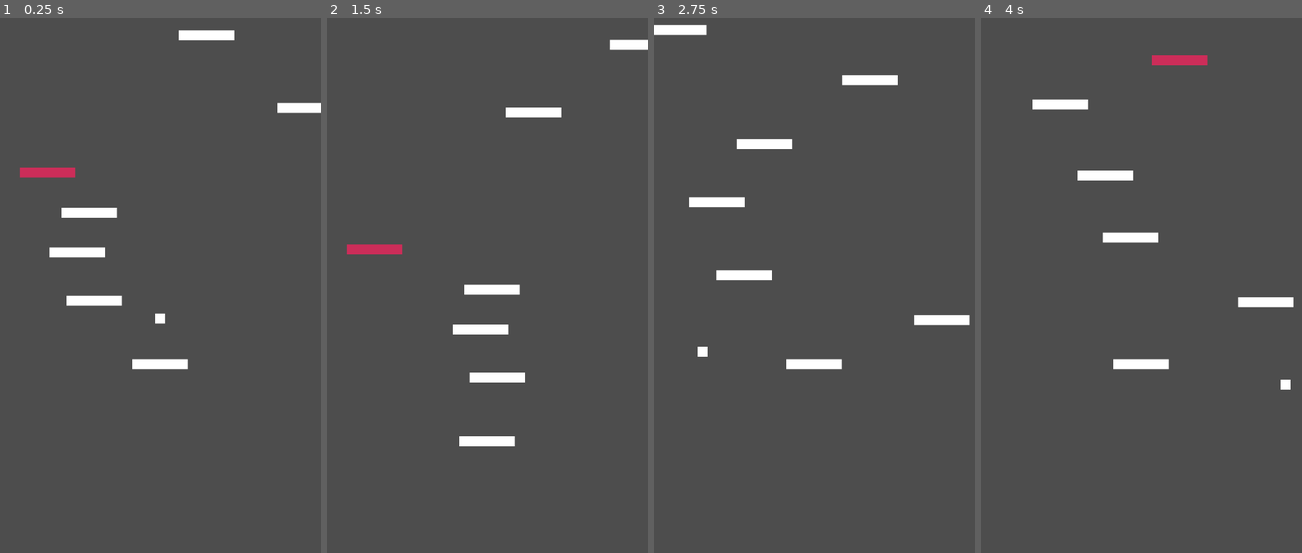
Above: before the commit, frames 1-4 (left to right).
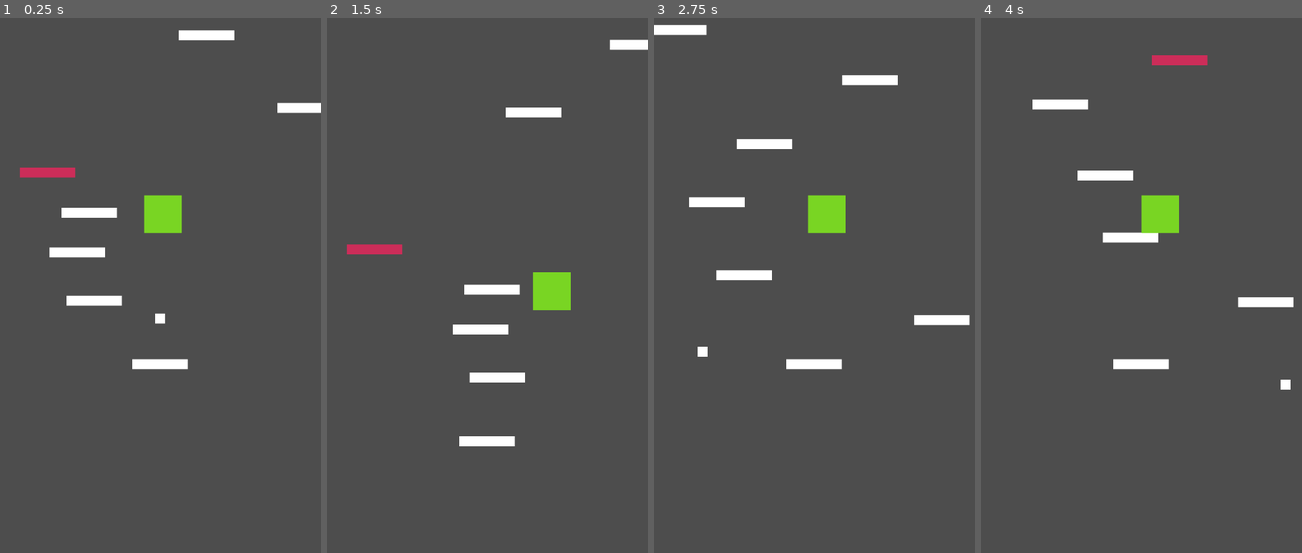
Above: after the commit, the same moments.

Repository: viteax/doodya-jump
Game: Godot game, scene res://main.tscn
Two runs of this game, one before a commit and one after it. Both use one fixed random seed, a clock stepped at 60 frames per second and the inputs below.
Inputs:
- Up to frame 1 (0.25 s): no input
- Up to frame 2 (1.5 s): hold Right (ui_right) from 0.53 s (still down)
- Up to frame 3 (2.75 s): release Right (ui_right) at 2.03 s; hold Left (ui_left) from 2.03 s (still down)
- Up to frame 4 (4 s): release Left (ui_left) at 2.78 s; hold Right (ui_right) from 2.78 s (still down)

The runs differ from the first frame. In frame 1, 0.9% of the frame differs, in the area x 44-57%, y 33-41%; in frame 2, 0.8%; in frame 3, 0.9%; in frame 4, 0.9%.

Commit message:
Update main scene

Diff:
--- a/main.tscn
+++ b/main.tscn
@@ -1,10 +1,12 @@
 [gd_scene format=3 uid="uid://00lvltxq5ijh"]
 
 [ext_resource type="PackedScene" uid="uid://bjgg3uqp0echx" path="res://platforms/platform.tscn" id="1_0xm2m"]
-[ext_resource type="PackedScene" uid="uid://cl1rgrum3i4oo" path="res://platform_spawner/platform_spawner.tscn" id="1_h2yge"]
+[ext_resource type="PackedScene" uid="uid://cl1rgrum3i4oo" path="res://spawners/platform_spawner.tscn" id="1_h2yge"]
 [ext_resource type="PackedScene" uid="uid://ckq636uqv1bot" path="res://player/player.tscn" id="2_h2yge"]
 [ext_resource type="PackedScene" uid="uid://bxvltks8kjif6" path="res://platforms/moving_platform.tscn" id="4_1bvp3"]
 [ext_resource type="PackedScene" uid="uid://c1ddm523ho6ug" path="res://platforms/breaking_platform.tscn" id="5_lquwl"]
+[ext_resource type="PackedScene" uid="uid://e5pqftmqsw05" path="res://enemies/flying_enemy/flying_enemy.tscn" id="6_7mycd"]
+[ext_resource type="PackedScene" uid="uid://bbxvp7remauki" path="res://spawners/enemy_spawner.tscn" id="7_272bh"]
 
 [node name="Main" type="Node2D" unique_id=1239697298]
 
@@ -18,6 +20,9 @@
 [node name="Platform" parent="." unique_id=145777192 instance=ExtResource("1_0xm2m")]
 position = Vector2(323, 425)
 
+[node name="FlyingEnemy" parent="." unique_id=624594369 instance=ExtResource("6_7mycd")]
+position = Vector2(304, 123)
+
 [node name="Player" parent="." unique_id=1483079905 instance=ExtResource("2_h2yge")]
 position = Vector2(323, 304)
 
@@ -27,3 +32,11 @@
 limit_left = 0
 limit_right = 648
 limit_bottom = 1152
+
+[node name="EnemySpawner" parent="." unique_id=362603104 node_paths=PackedStringArray("camera") instance=ExtResource("7_272bh")]
+position = Vector2(1, 45)
+spawn_interval = 3.0
+min_x = 0.0
+max_x = 200.0
+max_enemies = 5
+camera = NodePath("../Player/Camera2D")
